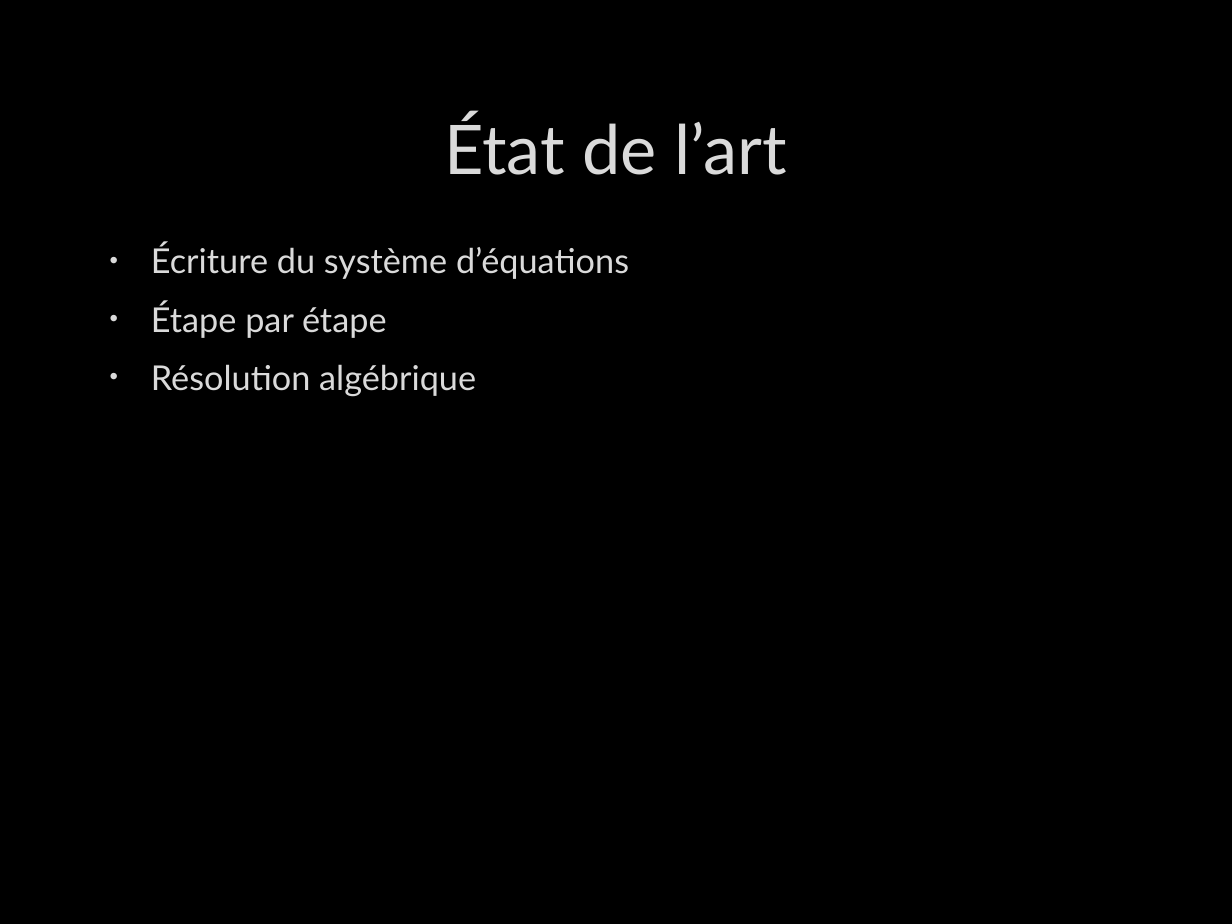
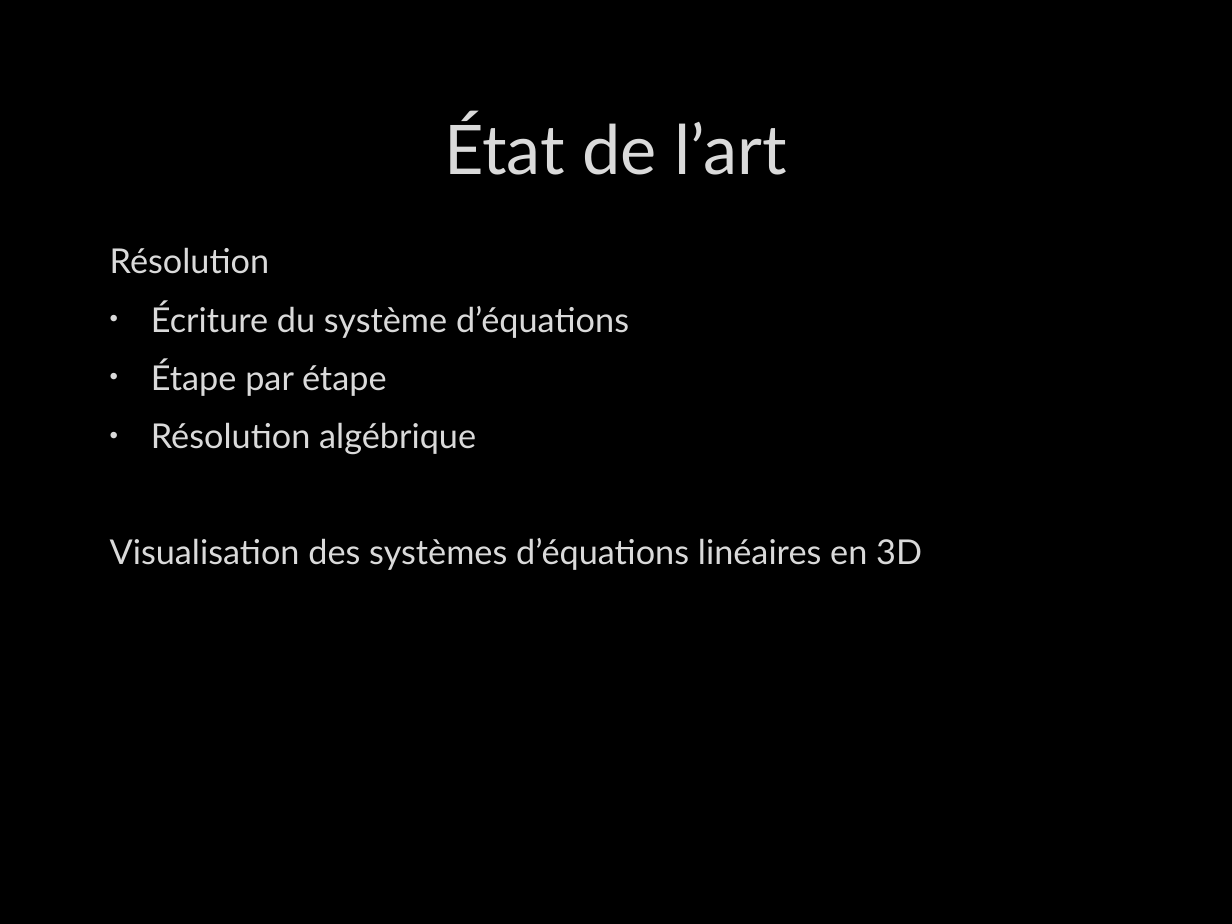
Before and after one commit to bastou2316/p2-java, a slide deck: slide 2 of Projet Hes d'été/4. Cloture/Présentation NSolver v2.pptx. Drawn at 1232x924 pixels with LibreOffice and Linux fonts; fonts in the diff are those of the drawing; background and template pictures are left out. Boxes give left, top, right and bottom in pixels: in the first picture for what was removed or moved away, otherwise in the second. Text is boxed around its words. In the diff, an @@ line names an element or a change of style, - is before the commit and + after.

```diff
--- a/Projet Hes d'été/4. Cloture/Présentation NSolver v2.pptx
+++ b/Projet Hes d'été/4. Cloture/Présentation NSolver v2.pptx
@@ text at bbox=[110, 247, 269, 274]: paragraph added @@
+Résolution
@@ text at bbox=[110, 538, 922, 570]: paragraph added @@
+Visualisation des systèmes d’équations linéaires en 3D
```
Also in this commit, not shown: 4 slides added, 5 other files.
